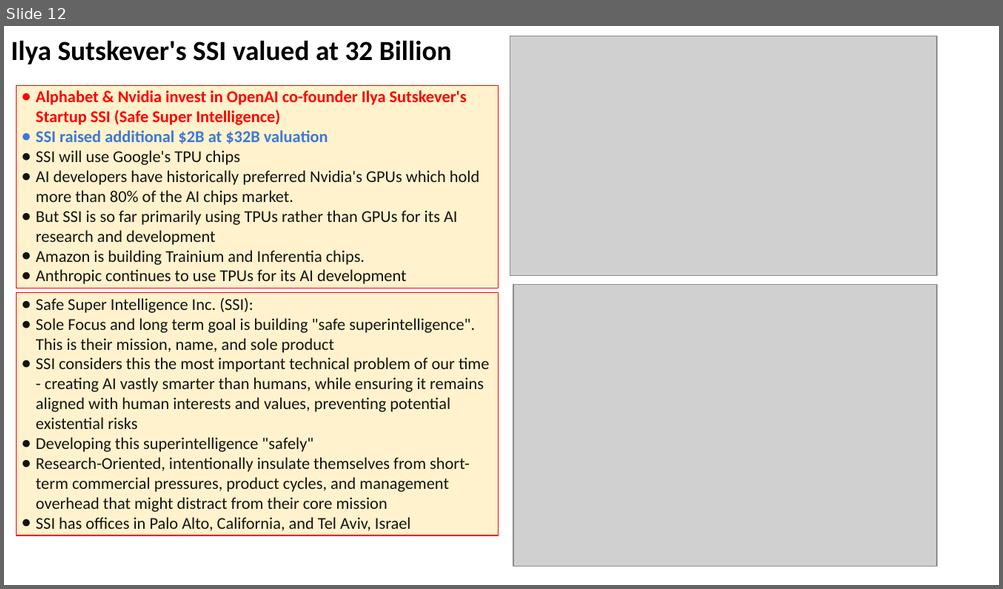
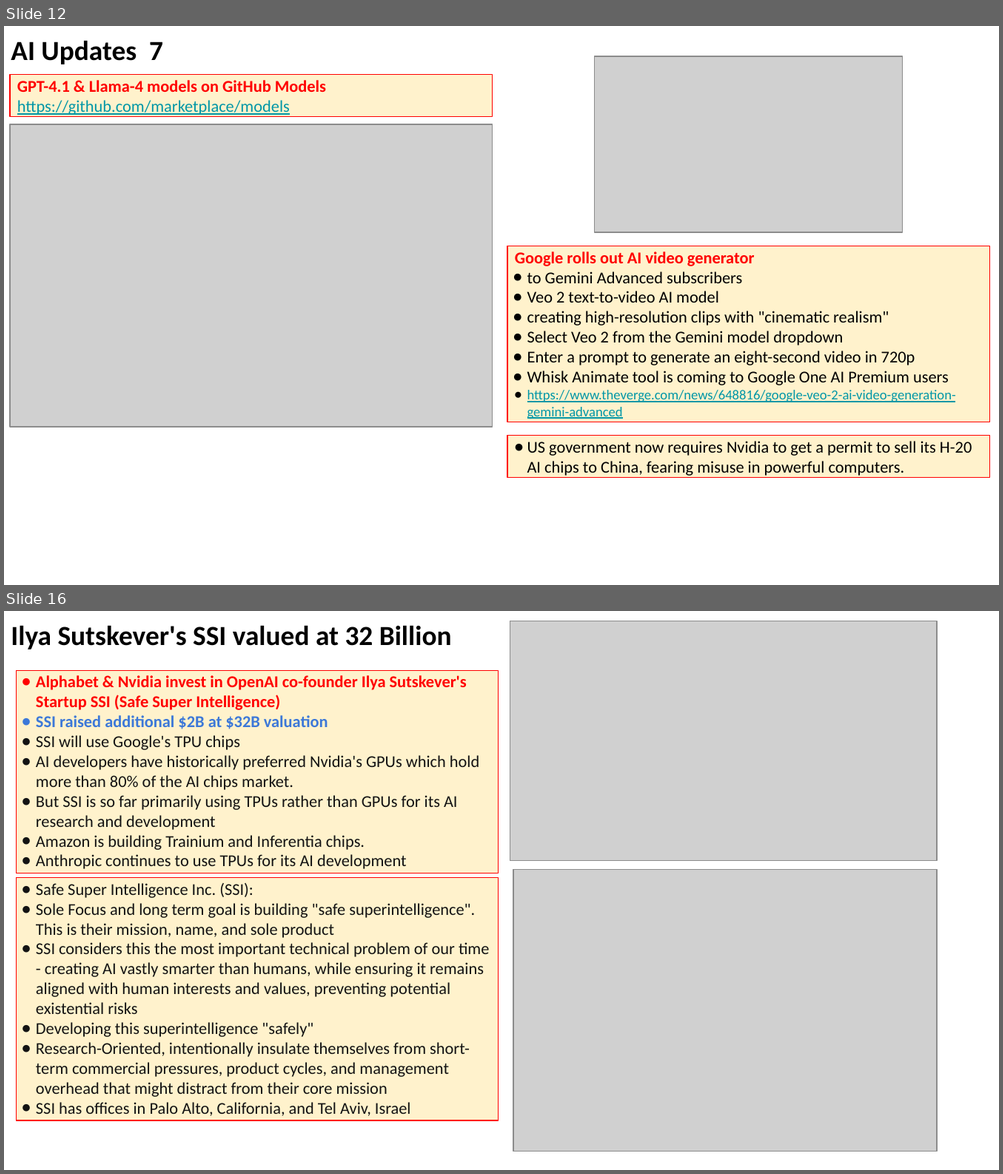
Before and after one commit to lselector/seminar, a slide deck: 2025/2025-04-18-AI-Updates.pptx. Shown one above the other, each under a label of ours: slide 12 before the commit, slides 12 and 16 after it; the slides between them are not shown. The pictures are 1003x589 and 1003x1174 pixels, drawn with LibreOffice and Linux fonts; fonts in the diff are those of the drawing; grey boxes stand for pictures. Boxes give left, top, right and bottom in pixels: in the first picture for what was removed or moved away, otherwise in the second. Text is boxed around its words. In the diff, an @@ line names an element or a change of style, - is before the commit and + after.

```diff
--- a/2025/2025-04-18-AI-Updates.pptx
+++ b/2025/2025-04-18-AI-Updates.pptx
@@ slide 12 added at [4, 26, 999, 585], background #FFFFFF @@
@@ text added at [11, 40, 163, 64], 20 pt, text #000000, bold @@
+AI Updates 7
@@ picture added at [595, 57, 902, 233] @@
@@ rectangle added at [10, 75, 492, 116], fill #FFF2CC, outline #FF0000 0.75 pt, 12 pt, text #0097A7, underline @@
+GPT-4.1 & Llama-4 models on GitHub Models
+https://github.com/marketplace/models
@@ picture added at [10, 124, 492, 428] @@
@@ rectangle added at [507, 246, 990, 422], fill #FFF2CC, outline #FF0000 0.75 pt, 12 pt, text #000000 @@
+Google rolls out AI video generator
+● to Gemini Advanced subscribers
+● Veo 2 text-to-video AI model
+● creating high-resolution clips with "cinematic realism"
+● Select Veo 2 from the Gemini model dropdown
+● Enter a prompt to generate an eight-second video in 720p
+● Whisk Animate tool is coming to Google One AI Premium users
+● https://www.theverge.com/news/648816/google-veo-2-ai-video-generation-gemini-advanced
@@ rectangle added at [507, 436, 990, 477], fill #FFF2CC, outline #FF0000 0.75 pt, 12 pt, text #000000 @@
+● US government now requires Nvidia to get a permit to sell its H-20 AI chips to China, fearing misuse in powerful computers.
@@ what was slide 12 is now slide 16 @@
```
Also in this commit, not shown: 5 slides changed, 6 other slides added, 2 slides removed.
